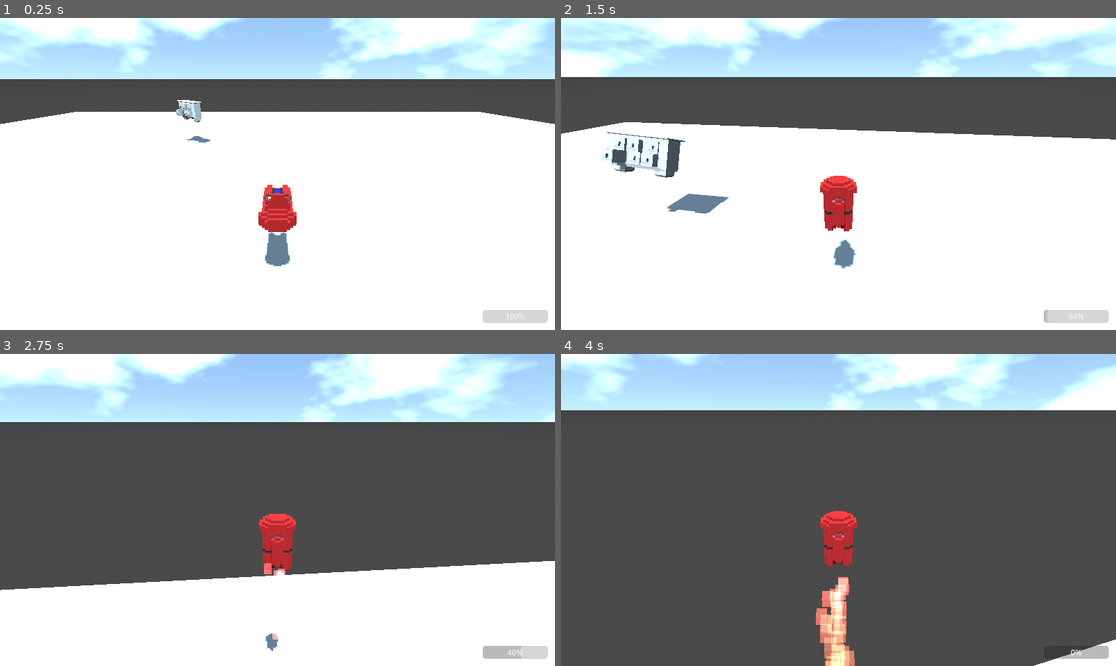
Above: before the commit, frames 1-4 (two rows, left to right).
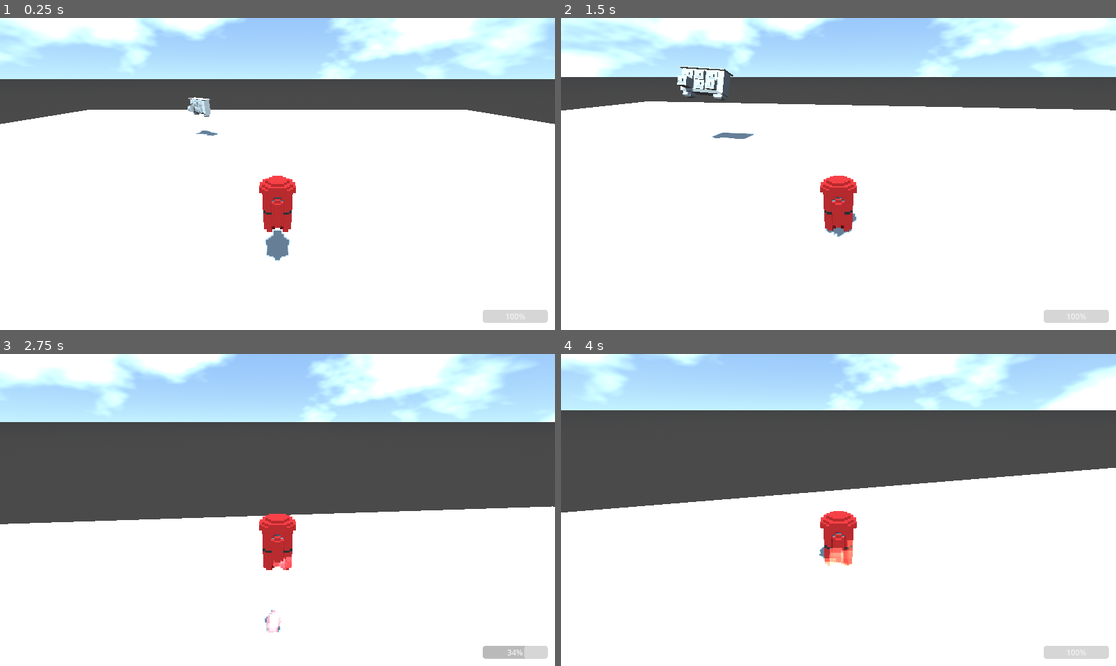
Above: after the commit, the same moments.

Repository: Notre-Github/damogus-the-great-return
Game: Godot game, scene res://Scenes/main.tscn
Same seed, same stepped clock (60 frames per second), same inputs: the game is played once before the commit and once after it.
Inputs (mouse positions are in pixels of both pictures, inside the frame that each line leads up to):
- Up to frame 1 (0.25 s): no input
- Up to frame 2 (1.5 s): move the mouse to (866, 174) at 0.52 s; hold W (move_forward) from 0.53 s (still down); tap Q (roll, bound only after the commit) at 0.6 s; tap Space (jump) at 0.77, 1.07 s; tap Ctrl (roll, bound only before the commit) at 0.8, 1.35 s; move the mouse to (810, 174) at 1.27 s
- Up to frame 3 (2.75 s): keep holding W (move_forward); tap Space (jump) at 1.52, 1.55, 1.82 s; move the mouse to (288, 503) at 2.02 s; hold Space (jump) from 2.03 s (still down); tap Q (roll, bound only after the commit) at 2.3 s
- Up to frame 4 (4 s): keep holding W (move_forward); move the mouse to (832, 516) at 2.77 s; release Space (jump) at 2.78 s; tap Q (roll, bound only after the commit) at 2.85 s; tap Space (jump) at 3.02, 3.32 s; tap Ctrl (roll, bound only before the commit) at 3.05, 3.6 s; move the mouse to (877, 513) at 3.52 s; hold Space (jump) from 3.53 s (still down)

The runs differ from the first frame. In frame 1, 1.7% of the frame differs, in the area x 14-86%, y 25-80%; in frame 2, 10%; in frame 3, 19%; in frame 4, 55%, in the area x 0-100%, y 36-100%.

Commit message:
roll finished

Diff:
--- a/Scenes/pause_menu.tscn
+++ b/Scenes/pause_menu.tscn
@@ -357,7 +357,7 @@
 size_flags_horizontal = 3
 size_flags_vertical = 4
 item_count = 3
-selected = 2
+selected = 1
 popup/item_0/text = "Fullscreen"
 popup/item_0/id = 0
 popup/item_1/text = "Borderless"
--- a/Scripts/Player.gd
+++ b/Scripts/Player.gd
@@ -5,7 +5,7 @@
 const JETPACK_VELOCITY = 1.1
 const ROLL_SPEED = 14
 var roll_time = 0.66
-var rolling = true
+var rolling = false
 var roll_direction = 0
 
 var jetpack_fuel = 7
@@ -36,7 +36,7 @@
 	var input_dir = Input.get_vector("move_left", "move_right", "move_forward", "move_back") #vecteur à partir des controles
 	var direction = (transform.basis * Vector3(input_dir.x, 0, input_dir.y))
 
-	if Input.is_action_just_pressed("jump") and is_on_floor(): # gestion du saut
+	if Input.is_action_just_pressed("jump") and is_on_floor() and !rolling: # gestion du saut
 		velocity.y = JUMP_VELOCITY
 	elif Input.is_action_just_pressed("jump") and !is_on_floor(): # si on appuie une deuxième fois sur espace
 		jetpack_enable = true										# déclencher le jetpack
@@ -59,18 +59,19 @@
 
 	if Input.is_action_just_pressed("roll") and !rolling and is_on_floor(): #déclencheur de la roulade
 		if direction: # gestion de l'angle de la roulade selon l'angle de la cam
-			roll_direction = _spring_arm.rotation.y
+			roll_direction = Vector2(-direction.x, direction.z).angle() + (3.14 / 2)
 		else: # si pas de direction du stick, on prends l'angle du personnage
 			roll_direction = _mesh.rotation.y
 		rolling = true
 
 	if rolling: # la roulade
 		roll_time -= delta
-		_mesh.rotation.x = roll_time * (1/0.25) # pour faire spin le perso, c'est pepega
+		_mesh.rotation.x = roll_time * (1/0.1) # pour faire spin le perso, c'est pepega
 		velocity = Vector3(velocity.x, velocity.y, -ROLL_SPEED).rotated(Vector3.UP, roll_direction) # on donne de la vitesse dans la direction de la 1ere frame de la roulade
-		if roll_time < 0:
+
+		if roll_time < 0: # roulade finie
 			rolling = false
-			roll_time = 1
+			roll_time = 0.66
 			_mesh.rotation.x = 0
 
 func _process(delta):
--- a/project.godot
+++ b/project.godot
@@ -21,9 +21,15 @@
 
 [input]
 
+ui_cancel={
+"deadzone": 0.5,
+"events": [Object(InputEventKey,"resource_local_to_scene":false,"resource_name":"","device":0,"window_id":0,"alt_pressed":false,"shift_pressed":false,"ctrl_pressed":false,"meta_pressed":false,"pressed":false,"keycode":4194305,"physical_keycode":0,"key_label":0,"unicode":4194305,"echo":false,"script":null)
+, Object(InputEventJoypadButton,"resource_local_to_scene":false,"resource_name":"","device":-1,"button_index":6,"pressure":0.0,"pressed":true,"script":null)
+]
+}
 roll={
 "deadzone": 0.5,
-"events": [Object(InputEventKey,"resource_local_to_scene":fa …(140 unchanged characters)… d":false,"keycode":0,"physical_keycode":4194326,"key_label":0,"unicode":0,"echo":false,"script":null)
+"events": [Object(InputEventKey,"resource_local_to_scene":fa …(140 unchanged characters)… d":false,"keycode":0,"physical_keycode":81,"key_label":0,"unicode":113,"echo":false,"script":null)
 , Object(InputEventJoypadButton,"resource_local_to_scene":false,"resource_name":"","device":-1,"button_index":1,"pressure":0.0,"pressed":true,"script":null)
 ]
 }
